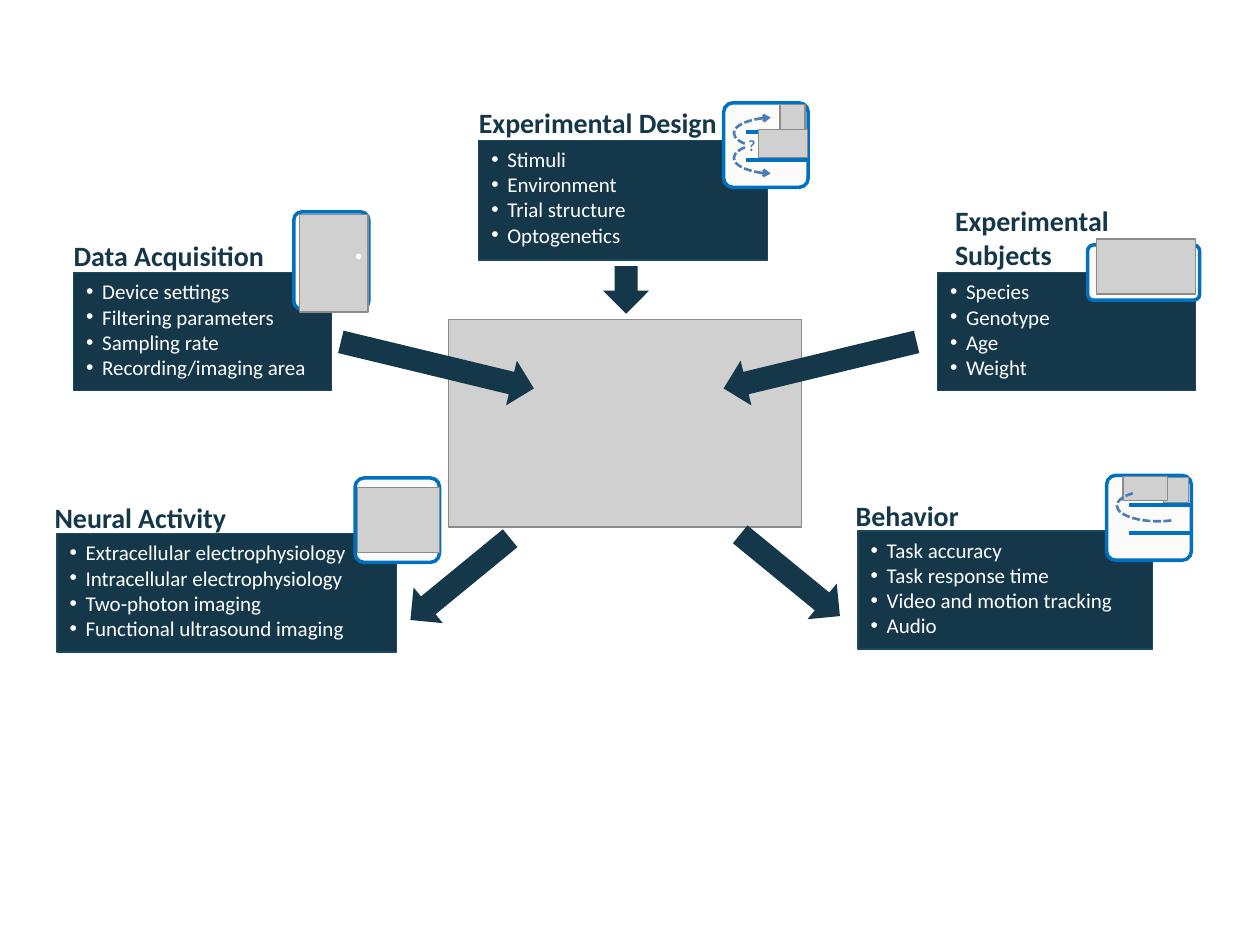
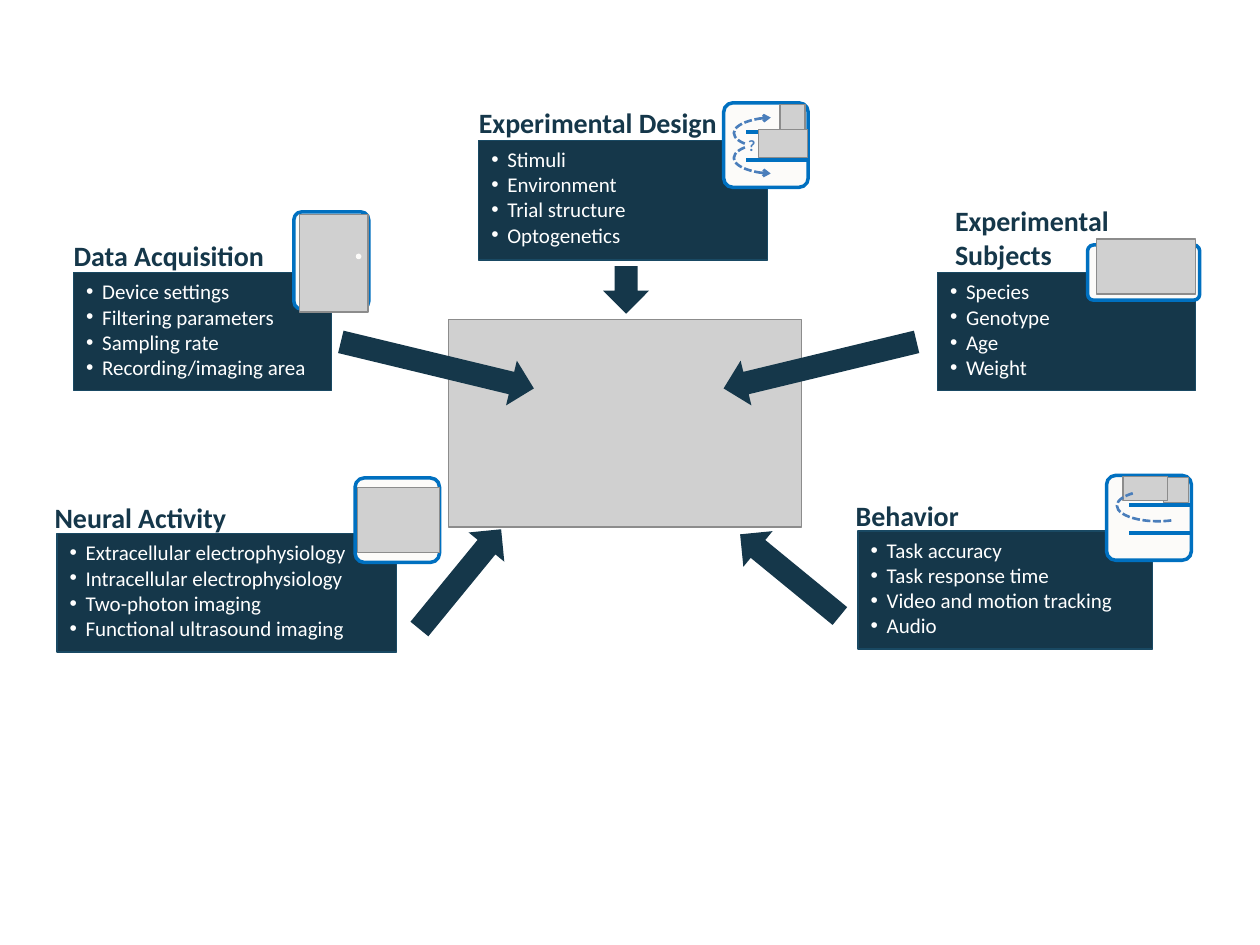
Before and after one commit to NeurodataWithoutBorders/neurodatawithoutborders.github.io, a slide deck: slide 3 of images/nwb_datatypes_overview.pptx (slide 1 before the commit). Drawn at 1260x945 pixels with LibreOffice and Linux fonts; fonts in the diff are those of the drawing; grey boxes stand for pictures. Boxes give left, top, right and bottom in pixels: in the first picture for what was removed or moved away, otherwise in the second. Text is boxed around its words. In the diff, an @@ line names an element or a change of style, - is before the commit and + after.

```diff
--- a/images/nwb_datatypes_overview.pptx
+++ b/images/nwb_datatypes_overview.pptx
@@ right arrow at <box>401,514,519,643</box>: mirrored; rotation 140 to 129 degrees @@
@@ right arrow at <box>726,516,855,634</box>: mirrored @@
```
Also in this commit, not shown: 3 slides added.
